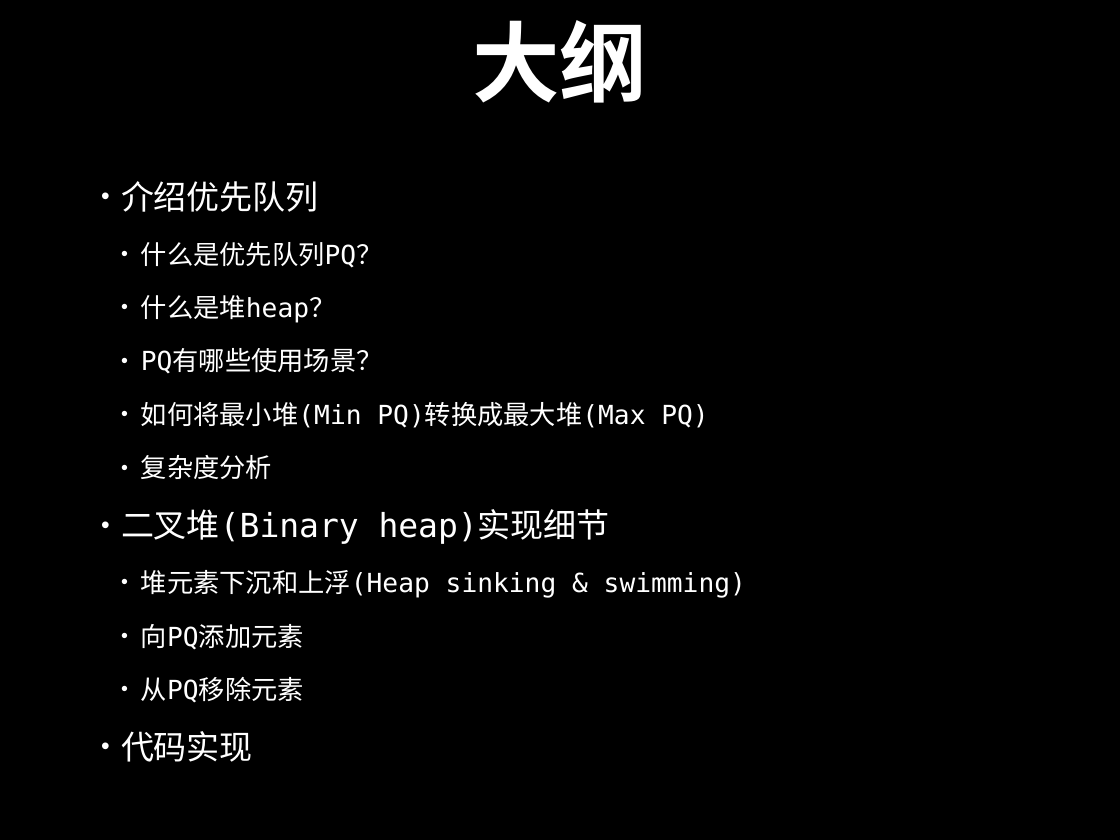
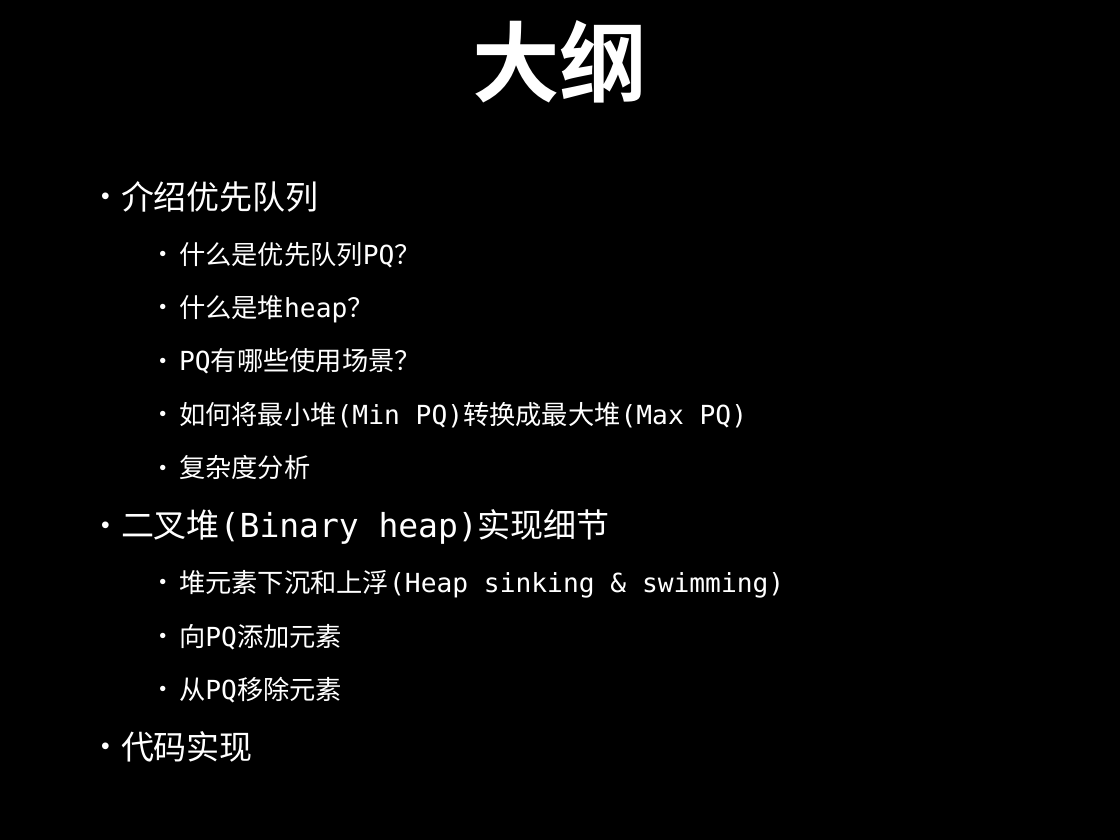
Before and after one commit to spring2go/Algorithms, a slide deck: slide 2 of slides/datastructures/priorityqueue/PriorityQueue.pptx. Drawn at 1120x840 pixels with LibreOffice and Linux fonts; fonts in the diff are those of the drawing. Boxes give left, top, right and bottom in pixels: in the first picture for what was removed or moved away, otherwise in the second. Text is boxed around its words. In the diff, an @@ line names an element or a change of style, - is before the commit and + after.

```diff
--- a/slides/datastructures/priorityqueue/PriorityQueue.pptx
+++ b/slides/datastructures/priorityqueue/PriorityQueue.pptx
@@ text at box(179, 242, 747, 703): list level 2 to 3 in "什么是优先队列PQ？"; list level 2 to 3 in "什么是堆heap？"; list level 2 to 3 in "PQ有哪些使用场景？"; list level 2 to 3 in "如何将最小堆(Min PQ)转换成最大堆(Max PQ)"; list level 2 to 3 in "复杂度分析"; list level 2 to 3 in "堆元素下沉和上浮(Heap sinking & swimming)"; list level 2 to 3 in "向PQ添加元素"; list level 2 to 3 in "从PQ移除元素" @@
```
Also in this commit, not shown: 36 other slides changed, 4 slides added, 4 slides removed.
